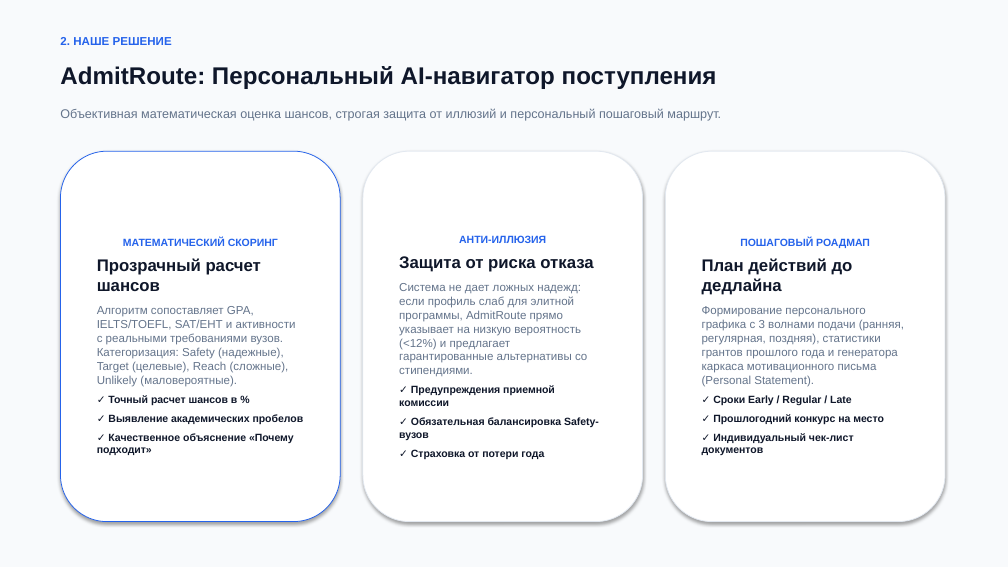
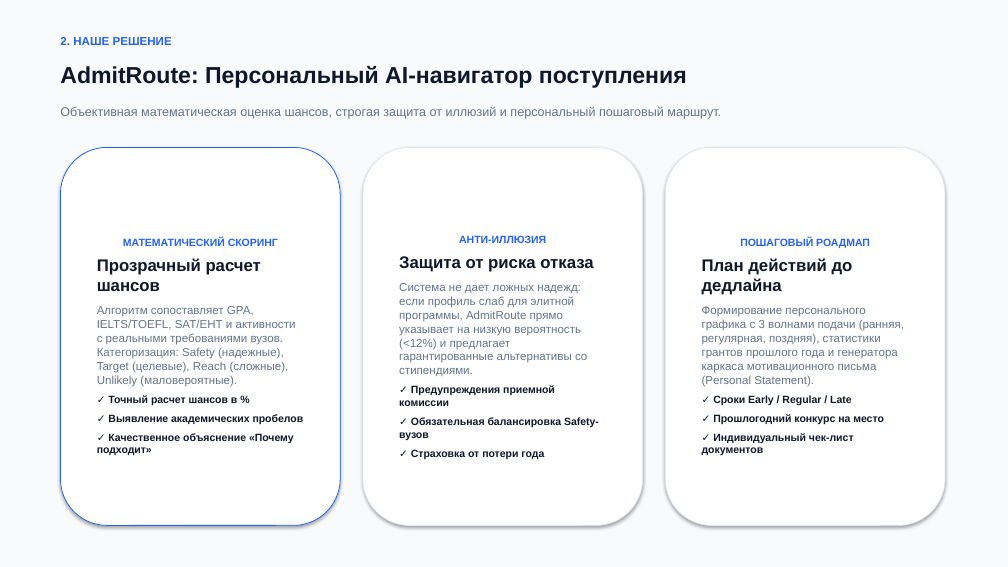
Before and after one commit to adilhan385/Admitroute, a slide deck: slide 3 of AdmitRoute_Presentation_8Slides.pptx. Drawn at 1008x567 pixels with LibreOffice and Linux fonts; fonts in the diff are those of the drawing. Boxes give left, top, right and bottom in pixels: in the first picture for what was removed or moved away, otherwise in the second. Text is boxed around its words. In the diff, an @@ line names an element or a change of style, - is before the commit and + after.

```diff
--- a/AdmitRoute_Presentation_8Slides.pptx
+++ b/AdmitRoute_Presentation_8Slides.pptx
@@ text "AdmitRoute: Персональный AI-навигатор поступления" at (x1=60, y1=65, x2=687, y2=88): size 23 to 22 pt @@
@@ rounded rectangle "МАТЕМАТИЧЕСКИЙ СКОРИНГ" resized from (x1=60, y1=151, x2=340, y2=522) to (x1=60, y1=147, x2=340, y2=526) @@
@@ rounded rectangle "АНТИ-ИЛЛЮЗИЯ" resized from (x1=363, y1=151, x2=643, y2=522) to (x1=363, y1=147, x2=643, y2=526) @@
@@ rounded rectangle "ПОШАГОВЫЙ РОАДМАП" resized from (x1=665, y1=151, x2=945, y2=522) to (x1=665, y1=147, x2=945, y2=526) @@
```
Also in this commit, not shown: 4 other slides changed, 3 slides added, 3 slides removed, 5 other files.
